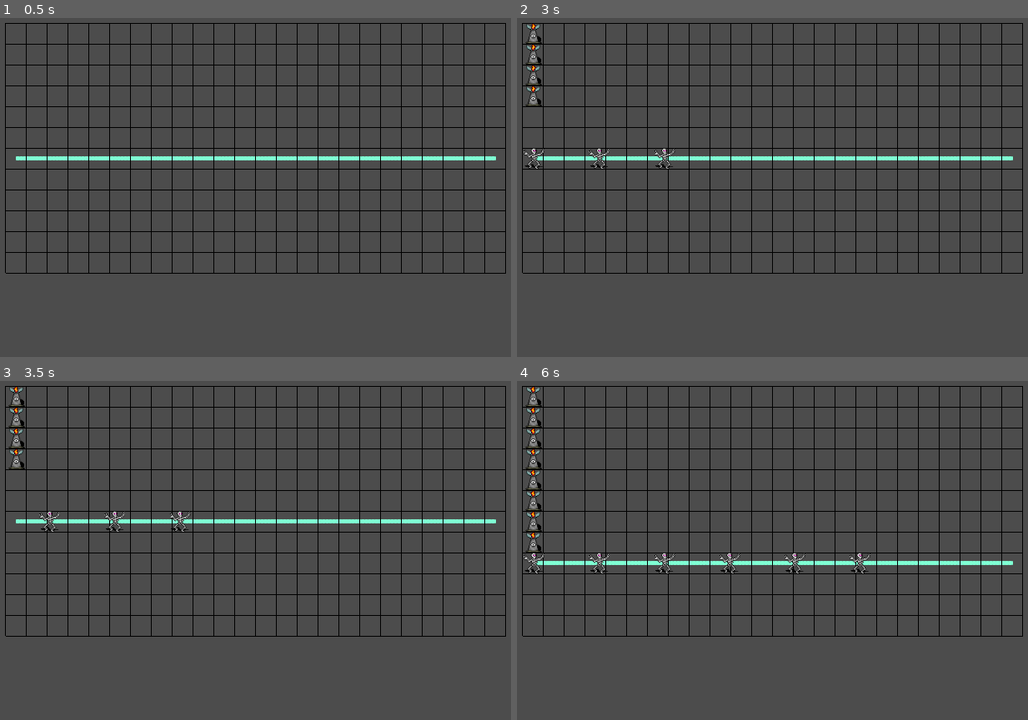
Above: before the commit, frames 1-4 (two rows, left to right).
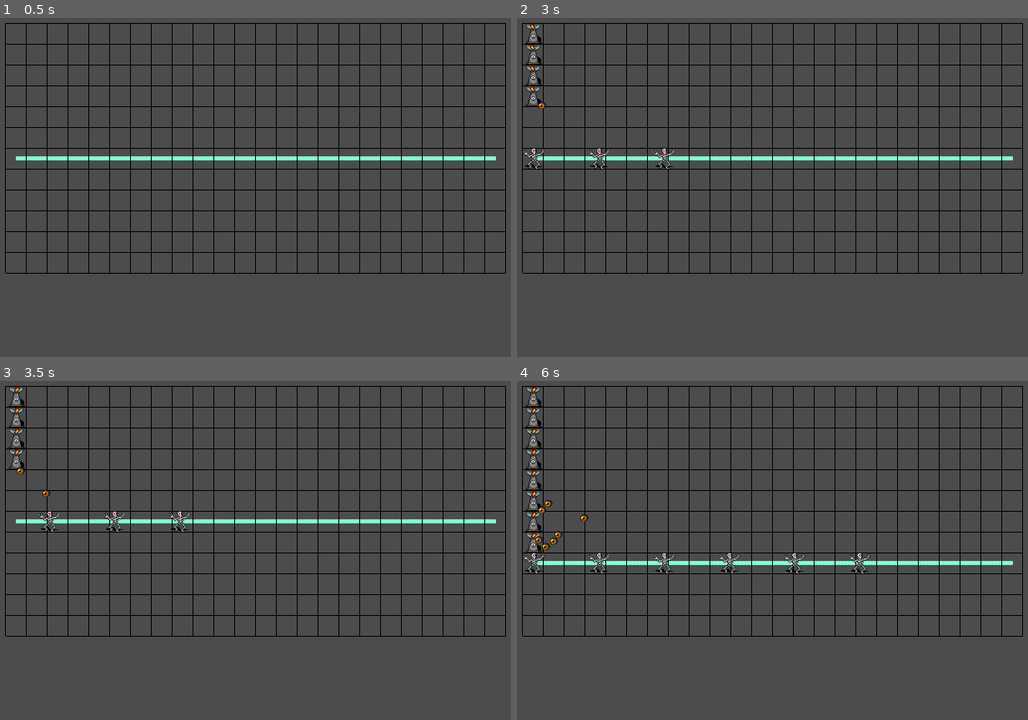
Above: after the commit, the same moments.

Repository: p42ul/Towers
Game: Godot game, scene res://Main.tscn
Same seed, same stepped clock (60 frames per second), same inputs: the game is played once before the commit and once after it.
Inputs (mouse positions are in pixels of both pictures, inside the frame that each line leads up to):
- Up to frame 1 (0.5 s): no input
- Up to frame 2 (3 s): tap Enter at 0.5 s; move the mouse to (532, 34) at 0.52 s; press the mouse at (532, 34) at 0.53 s; move the mouse to (532, 55) at 1.27 s; release the mouse at (532, 55) at 1.28 s; right-click (532, 55) at 1.35 s; click (532, 55) at 1.42 s; move the mouse to (532, 75) at 2.02 s; press the mouse at (532, 75) at 2.03 s; move the mouse to (532, 95) at 2.77 s; release the mouse at (532, 95) at 2.78 s; right-click (532, 95) at 2.85 s; click (532, 95) at 2.92 s
- Up to frame 3 (3.5 s): no input
- Up to frame 4 (6 s): move the mouse to (532, 479) at 3.52 s; press the mouse at (532, 479) at 3.53 s; move the mouse to (532, 499) at 4.27 s; release the mouse at (532, 499) at 4.28 s; right-click (532, 499) at 4.35 s; click (532, 499) at 4.42 s; move the mouse to (532, 519) at 5.02 s; press the mouse at (532, 519) at 5.03 s; move the mouse to (532, 543) at 5.77 s; release the mouse at (532, 543) at 5.78 s; right-click (532, 543) at 5.85 s; click (532, 543) at 5.92 s

Frame 1 is identical in both runs. In frame 2, less than 0.1% of the frame differs, in the area x 2-6%, y 1-27%; in frame 3, less than 0.1%; in frame 4, 0.3%, in the area x 2-15%, y 1-50%.
Error before the commit: Invalid get index '0' (on base: 'Array'). (res://grid/Tower.gd:13)

Commit message:
Add projectiles

Diff:
--- a/Main.tscn
+++ b/Main.tscn
@@ -13,9 +13,6 @@
 [node name="Main" type="Node2D"]
 position = Vector2( 128, 64 )
 script = ExtResource( 5 )
-__meta__ = {
-"_edit_group_": true
-}
 
 [node name="GridController" type="Node2D" parent="."]
 script = ExtResource( 2 )
--- a/grid/GridNode.tscn
+++ b/grid/GridNode.tscn
@@ -7,6 +7,8 @@
 extents = Vector2( 1, 1 )
 
 [node name="GridNode" type="Area2D"]
+collision_layer = 32768
+collision_mask = 0
 script = ExtResource( 2 )
 
 [node name="GridBorderSprite" type="ReferenceRect" parent="."]
@@ -22,6 +24,6 @@
 shape = SubResource( 1 )
 
 [node name="Tower" parent="." instance=ExtResource( 1 )]
-frame = 3
+frame = 1
 
 [connection signal="input_event" from="." to="." method="_input_event"]
--- /dev/null
+++ b/grid/Projectile.gd
@@ -0,0 +1,11 @@
+extends Area2D
+
+var direction = Vector2(0, 0)
+var speed = 100
+var damage = 1
+
+func _on_VisibilityNotifier2D_viewport_exited(viewport):
+	queue_free()
+
+func _process(delta):
+	self.position += direction*speed*delta
--- /dev/null
+++ b/grid/Projectile.tscn
@@ -0,0 +1,25 @@
+[gd_scene load_steps=4 format=2]
+
+[ext_resource path="res://assets/DungeonCrawl_ProjectUtumnoTileset.png" type="Texture" id=1]
+[ext_resource path="res://grid/Projectile.gd" type="Script" id=2]
+
+[sub_resource type="CircleShape2D" id=1]
+radius = 7.0
+
+[node name="Projectile" type="Area2D" groups=["projectile"]]
+z_index = 2
+collision_layer = 0
+script = ExtResource( 2 )
+
+[node name="Sprite" type="Sprite" parent="."]
+texture = ExtResource( 1 )
+region_enabled = true
+region_rect = Rect2( 1920, 194, 16, 16 )
+region_filter_clip = true
+
+[node name="CollisionShape2D" type="CollisionShape2D" parent="."]
+shape = SubResource( 1 )
+
+[node name="VisibilityNotifier2D" type="VisibilityNotifier2D" parent="."]
+
+[connection signal="viewport_exited" from="VisibilityNotifier2D" to="." method="_on_VisibilityNotifier2D_viewport_exited"]
--- a/grid/Tower.gd
+++ b/grid/Tower.gd
@@ -1,4 +1,6 @@
 extends AnimatedSprite
+
+var projectile_instance = preload("res://grid/Projectile.tscn")
 
 var active = false
 var attack_range = 128
@@ -10,21 +12,24 @@
 	if not active:
 		return
 	var mobs = get_tree().get_nodes_in_group("mob")
+	if mobs.size() == 0:
+		return
 	var nearest = mobs[0]
 	var nearest_distance = INF
 	for mob in mobs:
-		var distance = self.position.distance_to(mob.position)
-		if distance < self.position.distance_to(nearest.position):
+		var distance = self.global_position.distance_to(mob.global_position)
+		if distance < nearest_distance:
 			nearest = mob
 			nearest_distance = distance
 	if nearest_distance < attack_range:
 		attack(nearest)
 
 func attack(mob):
-	print("attack()")
 	if $AttackTimer.is_stopped():
-		print("attacking!")
-		mob.queue_free()
+		var projectile = projectile_instance.instance()
+		add_child(projectile)
+		projectile.direction = self.global_position.direction_to(mob.global_position)
+		print("attacking")
 		$AttackTimer.start()
 
 func set_active(active):
--- a/grid/Tower.tscn
+++ b/grid/Tower.tscn
@@ -39,5 +39,5 @@
 script = ExtResource( 2 )
 
 [node name="AttackTimer" type="Timer" parent="."]
-wait_time = 5.0
+wait_time = 0.5
 one_shot = true
--- a/mob/Mob.gd
+++ b/mob/Mob.gd
@@ -1,6 +1,7 @@
 extends PathFollow2D
 
 export var speed = 100
+export var health = 50
 
 signal reached_end
 
@@ -10,3 +11,11 @@
 	if self.unit_offset == 1.0:
 		emit_signal("reached_end")
 		self.queue_free()
+
+func _on_projectile_area_entered(area):
+	if not area.is_in_group("projectile"):
+		return
+	area.queue_free()
+	self.health -= area.damage
+	if self.health <= 0:
+		self.queue_free()
--- a/mob/Mob.tscn
+++ b/mob/Mob.tscn
@@ -21,3 +21,5 @@
 
 [node name="CollisionShape2D" type="CollisionShape2D" parent="Area2D"]
 shape = SubResource( 1 )
+
+[connection signal="area_entered" from="Area2D" to="." method="_on_projectile_area_entered"]
